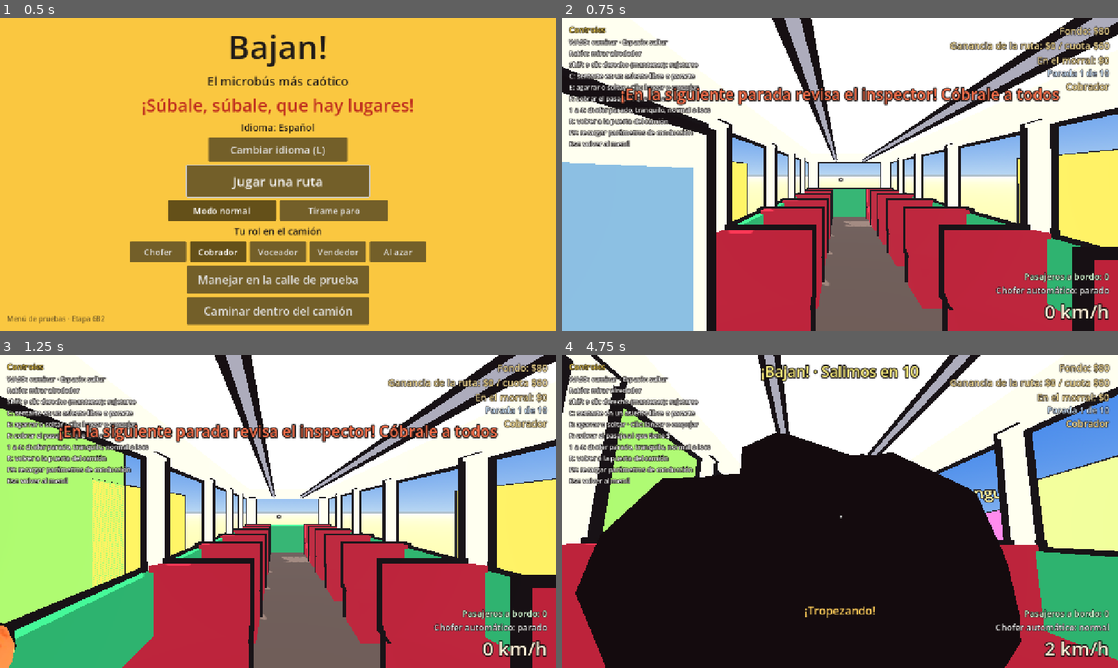
Above: before the commit, frames 1-4 (two rows, left to right).
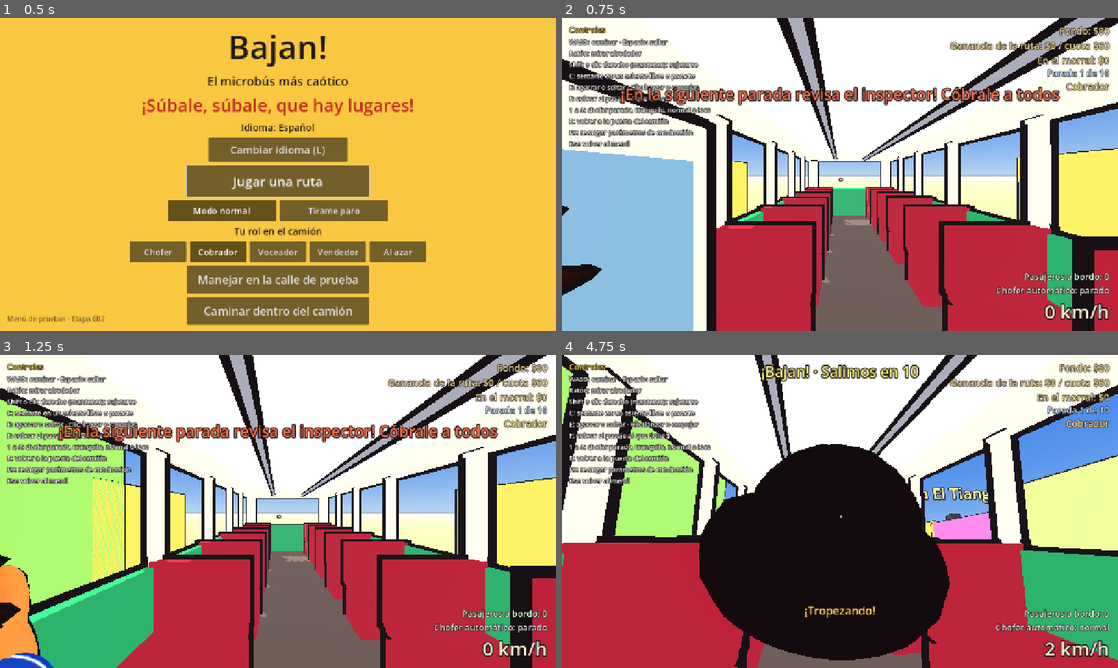
Above: after the commit, the same moments.

Repository: DValerioR/Bajan-
Game: Godot game, scene res://escenas/principal.tscn
The game is run twice, just before and just after one commit, with the same random seed, the same clock (stepped at 60 frames per second) and the same inputs.
Inputs (mouse positions are in pixels of both pictures, inside the frame that each line leads up to):
- Up to frame 1 (0.5 s): no input
- Up to frame 2 (0.75 s): click "Jugar una ruta" at 0.5 s
- Up to frame 3 (1.25 s): no input
- Up to frame 4 (4.75 s): move the mouse to (867, 511) at 1.27 s; hold D (girar_derecha) 1.28-2.03 s; click (867, 511) at 1.35 s; move the mouse to (812, 511) at 2.02 s; hold A (girar_izquierda) 2.03-2.78 s; tap F (accion_rol) at 2.1 s; move the mouse to (851, 505) at 2.77 s; hold W (acelerar) 2.78-3.53 s; hold D (girar_derecha) 2.78-4.28 s; move the mouse to (834, 517) at 3.52 s; tap E (agarrar) at 3.6 s; move the mouse to (878, 514) at 4.27 s; hold A (girar_izquierda) from 4.28 s (still down); hold L (cambiar_idioma) from 4.28 s (still down)

Frame 1 is identical in both runs. In frame 2, 9.4% of the frame differs, in the area x 0-100%, y 0-96%; in frame 3, 11%; in frame 4, 30%, in the area x 0-100%, y 0-100%.

Commit message:
Cobrador, luchador, voceador, albañil, niño y oficinista con rig; piernas sentado (D53)
- Los seis nuevos de Tripo con rig reemplazan a los de las hojas.
- cabeza_en en rig_tripo_blender.py: baja la articulación de la cabeza a la
  barbilla (cobrador, luchador y oficinista la traían en la boca).
- Las animaciones ya no enderezan las piernas al ir sentado o caminando.
- voceador.zip sale del repositorio (va en modelos/fuentes/).

Co-Authored-By: Claude Opus 5.5 <noreply@anthropic.com>
Claude-Session: https://claude.ai/code/session_01C15QViGAQYu6tpSnYoCV74

Diff:
--- a/modelos/personajes.cfg
+++ b/modelos/personajes.cfg
@@ -16,12 +16,12 @@
 [Modelos1]
 
 archivo="res://modelos/fuentes/Modelos1.glb"
-nombres=["", "cobrador", "voceador", "vendedora", "", "galan", "chavo_sudadera"]
+nombres=["", "", "", "vendedora", "", "galan", "chavo_sudadera"]
 
 [Modelos2]
 
 archivo="res://modelos/fuentes/Modelos2.glb"
-nombres=["", "albanil", "", "oficinista", "luchador", "", "nino", "", ""]
+nombres=["", "", "", "", "", "", "", "", ""]
 
 ; Hojas de un solo personaje (un modelo suelto de Tripo): se toma completo y se escala a su estatura.
 ; Los nombres vacíos ("") son personajes viejos que ya no se generan: se cambiaron por modelos
@@ -110,6 +110,53 @@
 nombres=["abuelita"]
 altura=1.2
 brazos_caidos=14
+
+[CobradorRig]
+
+; Los que siguen (21/10/2026) también reemplazan a los de las hojas. Al cobrador y al luchador Tripo
+; les puso la articulación de la cabeza en la boca: `cabeza_en` la baja a la barbilla.
+rig="res://modelos/fuentes/cobrador/cobrador.fbx"
+nombres=["cobrador"]
+altura=1.72
+brazos_caidos=14
+cabeza_en=0.765
+
+[LuchadorRig]
+
+rig="res://modelos/fuentes/luchador/luchador.fbx"
+nombres=["luchador"]
+altura=1.80
+brazos_caidos=14
+cabeza_en=0.81
+
+[VoceadorRig]
+
+rig="res://modelos/fuentes/voceador/voceador.fbx"
+nombres=["voceador"]
+altura=1.62
+brazos_caidos=14
+
+[AlbanilRig]
+
+rig="res://modelos/fuentes/albanil/albanil.fbx"
+nombres=["albanil"]
+altura=1.68
+brazos_caidos=14
+
+[NinoRig]
+
+rig="res://modelos/fuentes/nino/nino.fbx"
+nombres=["nino"]
+altura=1.25
+brazos_caidos=14
+
+[OficinistaRig]
+
+rig="res://modelos/fuentes/oficinista/oficinista.fbx"
+nombres=["oficinista"]
+altura=1.70
+brazos_caidos=14
+cabeza_en=0.74
 
 ; Articulaciones medidas a mano en la vista de frente, como fracción de la altura del personaje
 ; (0 = pies, 1 = punta de la cabeza). Si un personaje no tiene sección, se estiman solas.
@@ -148,8 +195,6 @@
 mano_x=0.29
 mano_y=0.27
 hombro_x=0.17
-ojos=[[0.081, 1.185, 0.045], [-0.078, 1.185, 0.045]]
-boca=[1.01, 0.03, 1.06, 14.0, -12.0, 0.0, 0.13]
 manga_con_brazo=true
 
 [vendedora]
@@ -249,8 +294,6 @@
 mano_x=0.25
 mano_y=0.22
 hombro_x=0.17
-ojos=[[0.072, 0.933, 0.064], [-0.102, 0.903, 0.064]]
-boca=[0.778, 0.0, 0.82, 18.0, -10.0, -0.01, 0.13]
 
 [punk]
 cuello=0.67
--- a/scripts/personajes/personaje.gd
+++ b/scripts/personajes/personaje.gd
@@ -539,11 +539,12 @@
 	for nombre in HUESOS:
 		if not _huesos.has(nombre) or not (_clip.huesos as Dictionary).has(nombre):
 			continue
+		# Sentado o caminando, solo de la cintura para arriba: las piernas se quedan con la pose que
+		# ya tenían (no se pasan a la del clip ni a la pose T, que las enderezaría).
+		if (sentado or _paso > 0.25) and nombre in DE_CINTURA_ABAJO:
+			continue
 		var lista: Array = _clip.huesos[nombre]
 		var giro: Quaternion = (lista[k] as Quaternion).slerp(lista[k + 1], fraccion)
-		# Sentado o caminando, solo de la cintura para arriba.
-		if (sentado or _paso > 0.25) and nombre in DE_CINTURA_ABAJO:
-			giro = Quaternion.IDENTITY
 		var i: int = _huesos[nombre]
 		var reposo: Basis = (_reposo[i] as Transform3D).basis.orthonormalized()
 		# Brazos y piernas: el clip gira desde la pose T; este personaje está en su reposo.
Binary file changed: modelos/personajes/albanil.glb
Binary file changed: modelos/personajes/albanil_albanil_albedo.jpg
Not shown, changed: modelos/personajes/albanil_albanil_albedo.jpg.import
Binary file changed: modelos/personajes/cobrador.glb
Binary file changed: modelos/personajes/cobrador_cobrador_albedo.jpg
Not shown, changed: modelos/personajes/cobrador_cobrador_albedo.jpg.import
Binary file changed: modelos/personajes/luchador.glb
Binary file changed: modelos/personajes/luchador_luchador_albedo.jpg
Not shown, changed: modelos/personajes/luchador_luchador_albedo.jpg.import
Binary file changed: modelos/personajes/nino.glb
Binary file changed: modelos/personajes/nino_nino_albedo.jpg
Not shown, changed: modelos/personajes/nino_nino_albedo.jpg.import
(and 11 more such lines)
